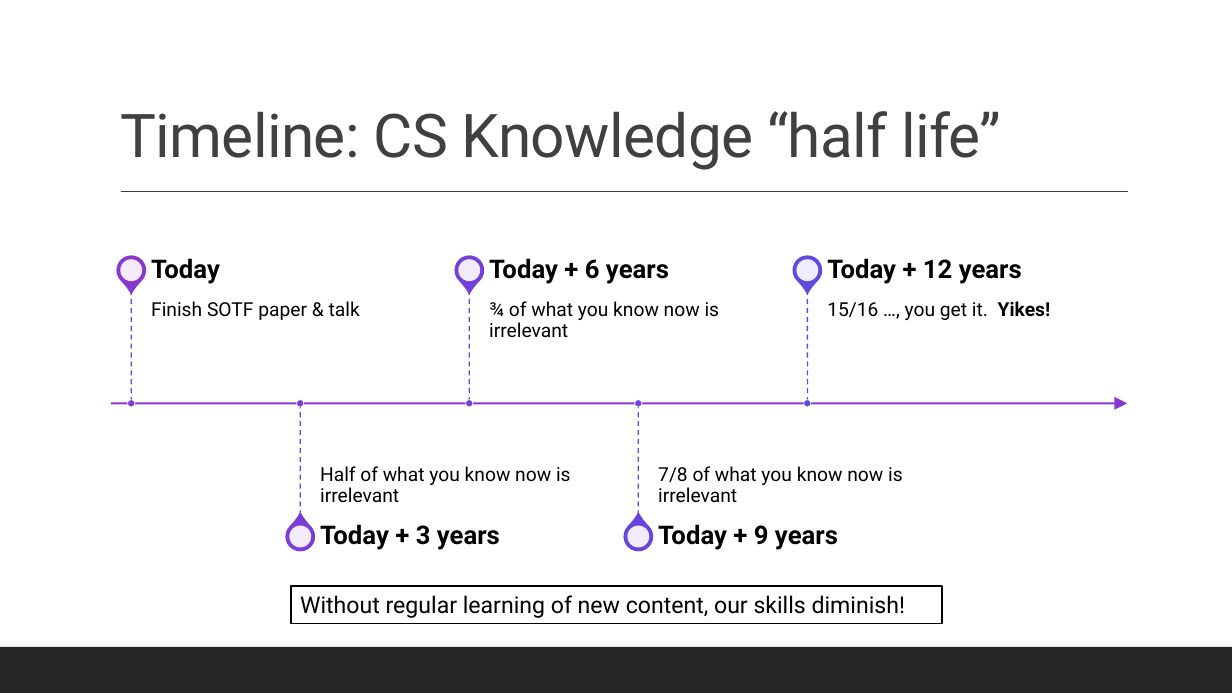
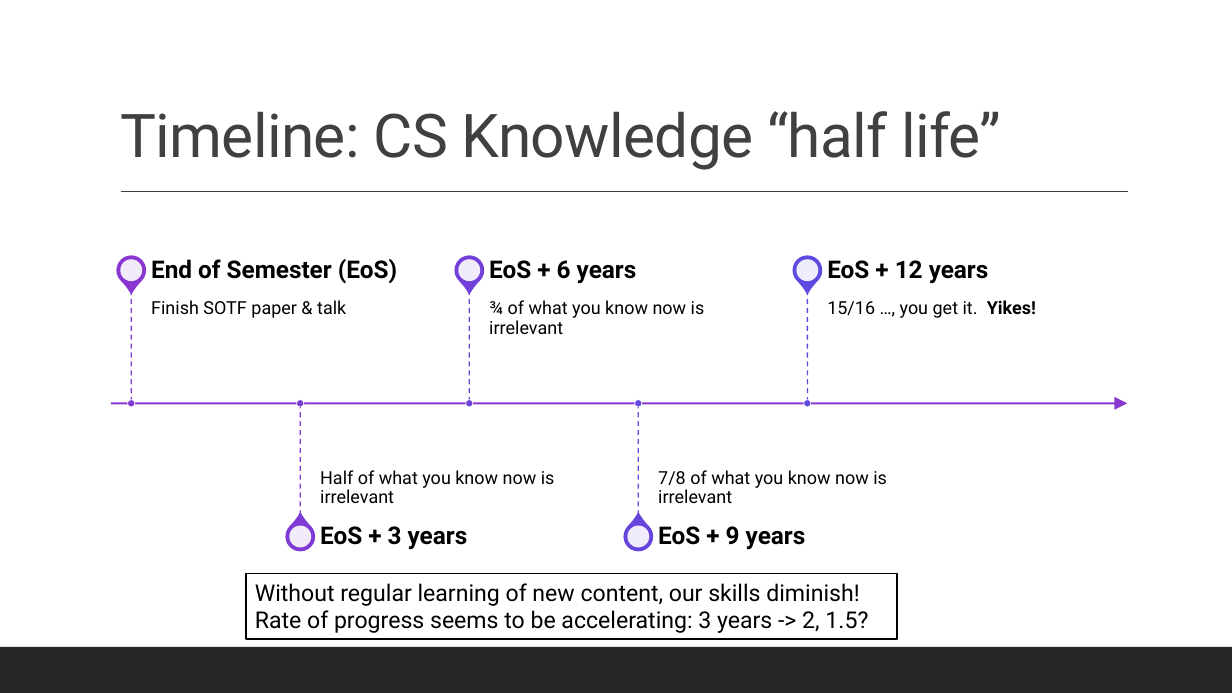
Before and after one commit to maherou/Teaching, a slide deck: slide 4 of files/CS373/IntroToCompSciResearch.pptx. Drawn at 1232x693 pixels with LibreOffice and Linux fonts; fonts in the diff are those of the drawing. Boxes give left, top, right and bottom in pixels: in the first picture for what was removed or moved away, otherwise in the second. Text is boxed around its words. In the diff, an @@ line names an element or a change of style, - is before the commit and + after.

```diff
--- a/files/CS373/IntroToCompSciResearch.pptx
+++ b/files/CS373/IntroToCompSciResearch.pptx
@@ text at [151,259,397,283]: text changed; size 20 to 19 pt @@
-Today
+End of Semester (EoS)
@@ text at [489,260,637,284]: text changed; size 20 to 19 pt @@
-Today + 6 years
+EoS + 6 years
@@ text at [827,260,989,284]: text changed; size 20 to 19 pt @@
-Today + 12 years
+EoS + 12 years
@@ size 15 to 14 pt in 5 elements at [151,300,346,318], [320,470,555,503], [489,300,705,334], [658,470,887,503], [827,300,1036,318] @@
@@ text at [320,526,468,550]: text changed; size 20 to 19 pt @@
-Today + 3 years
+EoS + 3 years
@@ text at [658,526,806,550]: text changed; size 20 to 19 pt @@
-Today + 9 years
+EoS + 9 years
@@ rectangle "Without regular learning of new ...": place and size @@
-rectangle "Without regular learning of new ..." at [291,586,943,623]
+rectangle "Without regular learning of new ..." at [246,574,897,640]
@@ text in rectangle at [255,610,868,633]: paragraph added @@
+Rate of progress seems to be accelerating: 3 years -> 2, 1.5?
```
Also in this commit, not shown: 3 other slides changed, 1 slide added, 8 other files.
